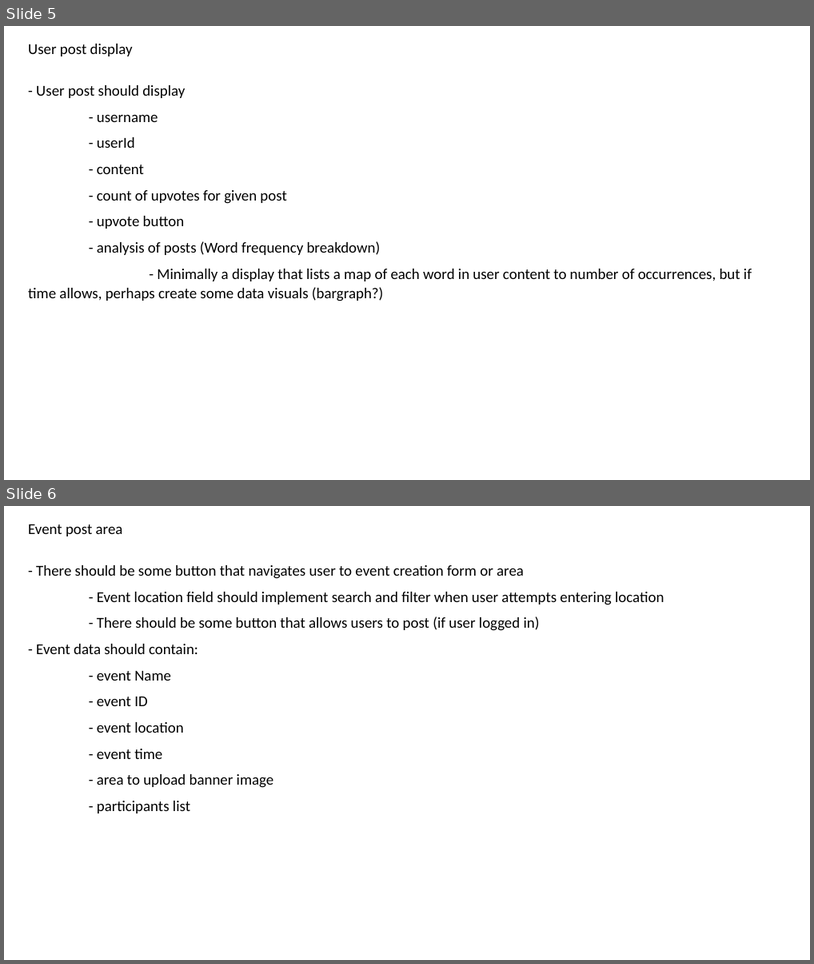
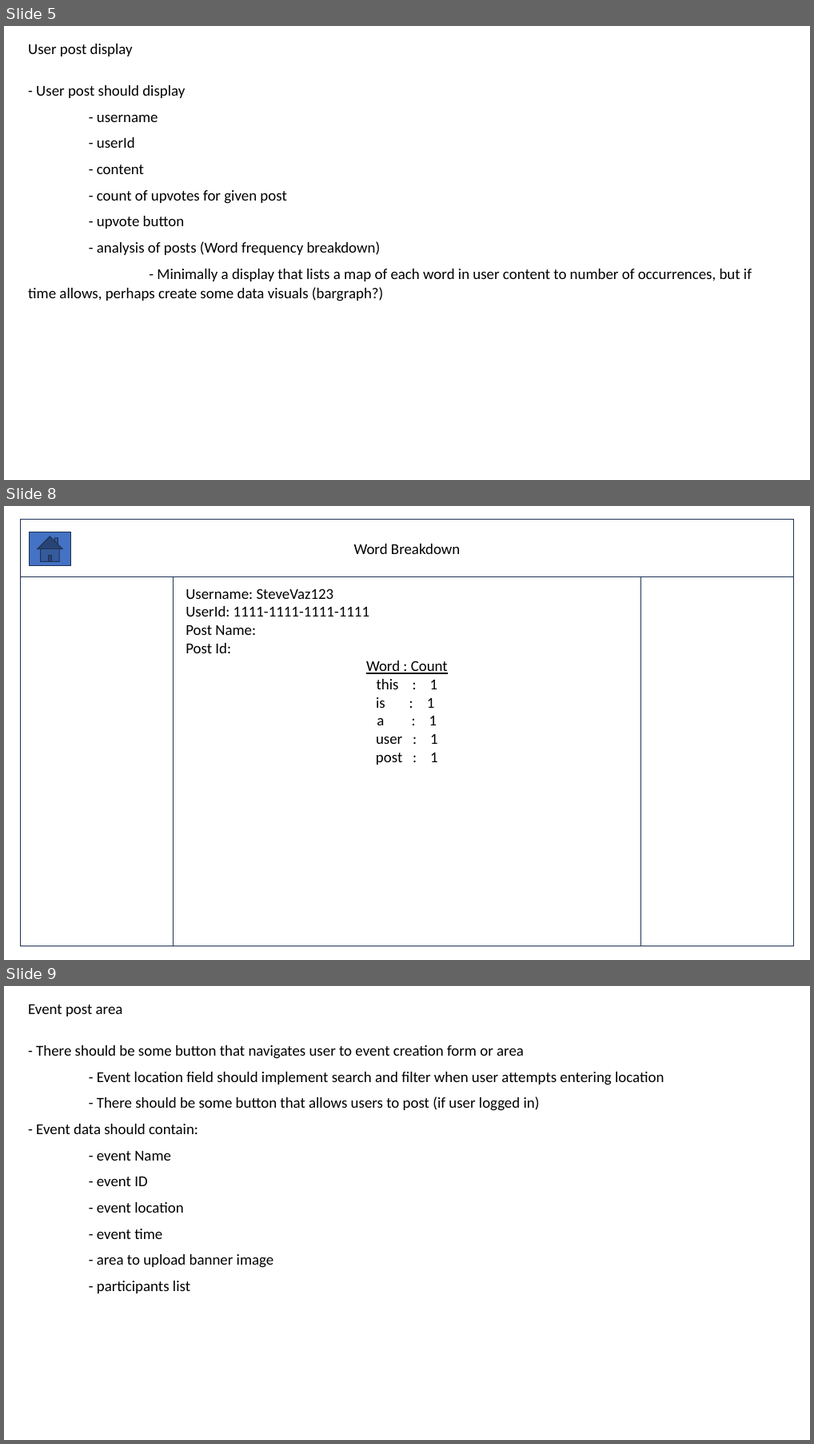
Before and after one commit to seniorscooba/Web_Programming_Final_Project, a slide deck: Documents/final_project_planning.pptx. Shown one above the other, each under a label of ours: slides 5 and 6 before the commit, slides 5, 8 and 9 after it; the slides between them are not shown. The pictures are 814x964 and 814x1444 pixels, drawn with LibreOffice and Linux fonts; fonts in the diff are those of the drawing. Boxes give left, top, right and bottom in pixels: in the first picture for what was removed or moved away, otherwise in the second. Text is boxed around its words. In the diff, an @@ line names an element or a change of style, - is before the commit and + after.

Commit message:
started wire framing. need to do events page and post pages

```diff
--- a/Documents/final_project_planning.pptx
+++ b/Documents/final_project_planning.pptx
@@ slide 8 added at (4,506,810,960), background #FFFFFF @@
@@ rectangle added at (20,520,794,946), outline #1E3256 1 pt @@
@@ rectangle added at (20,520,794,577), outline #1E3256 1 pt, 18 pt, text #000000 @@
+Word Breakdown
@@ action button home added at (30,532,70,565), fill #4472C4, outline #1E3256 1 pt @@
@@ rectangle added at (174,577,642,947), outline #1E3256 1 pt @@
@@ text added at (186,588,448,764), 18 pt, text #000000 @@
+Username: SteveVaz123
+UserId: 1111-1111-1111-1111
+Post Name:
+Post Id:
+Word : Count
+this : 1
+is : 1
+a : 1
+user : 1
+post : 1
@@ what was slide 6 is now slide 9 @@
```
Also in this commit, not shown: 2 other slides added.
